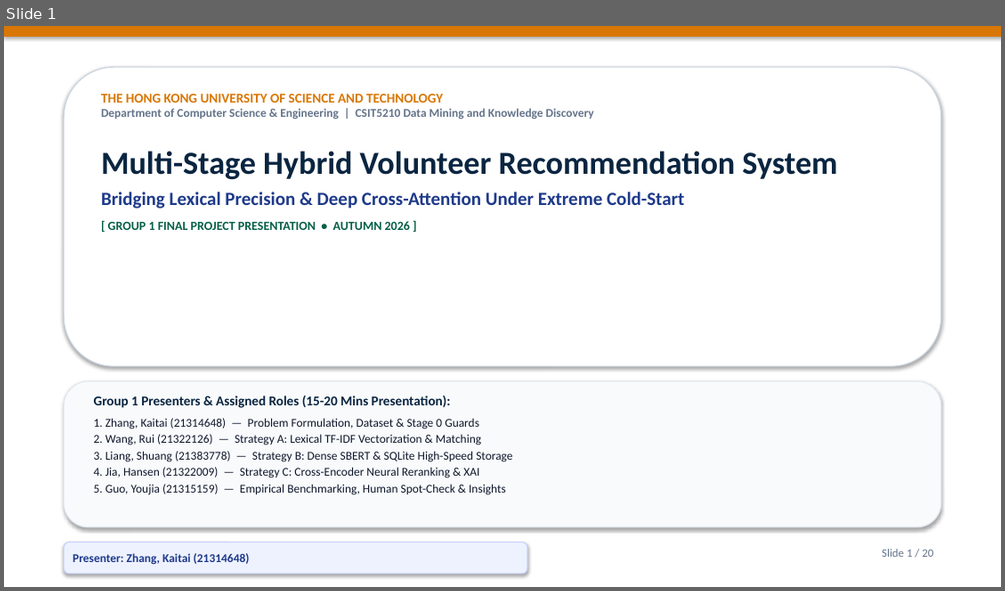
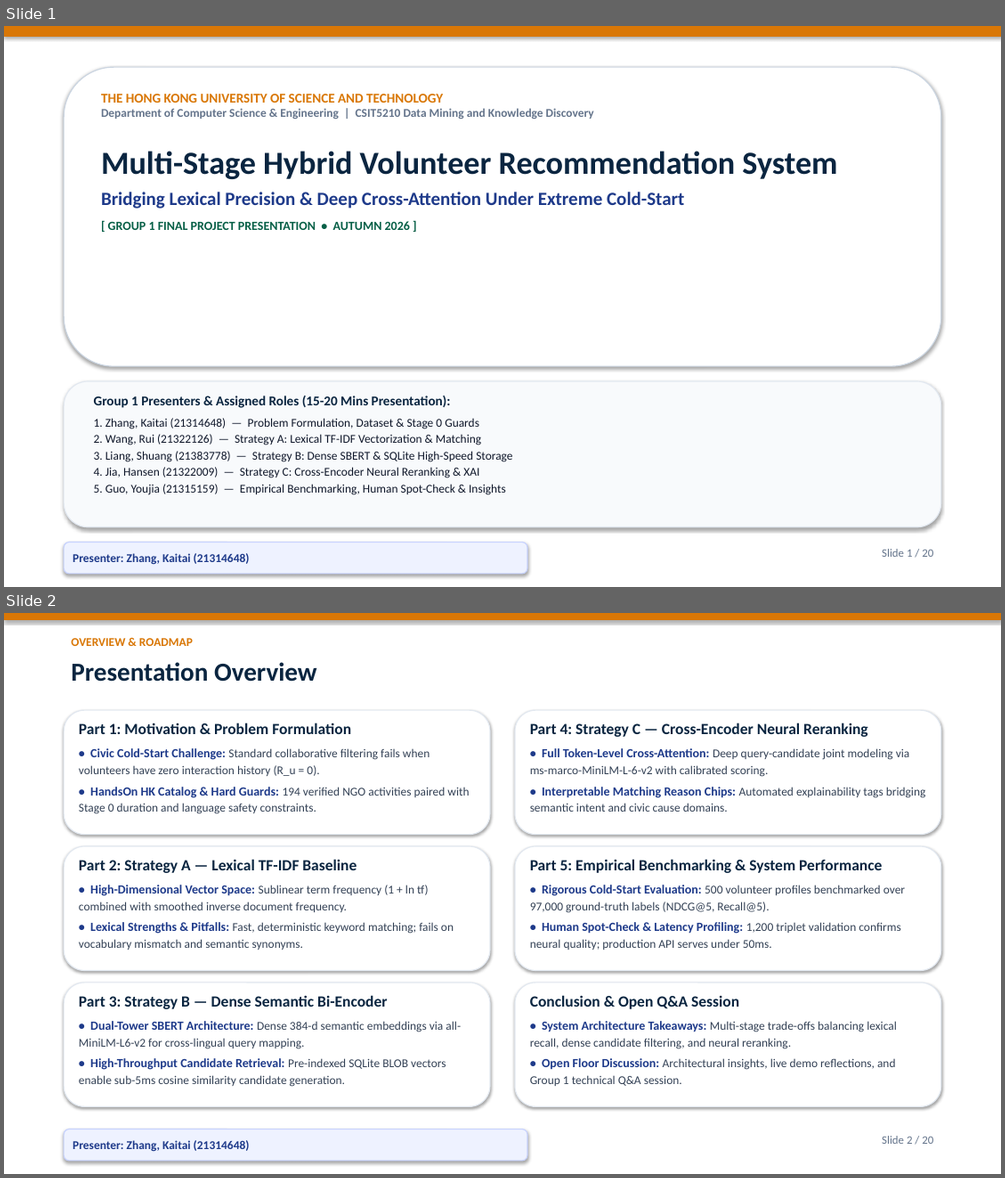
Before and after one commit to Bob8259/CSIT-5210-Group-Project, a slide deck: CSIT5210_Group1_Presentation.pptx. Shown one above the other, each under a label of ours: slide 1 before the commit, slides 1 and 2 after it. The pictures are 1005x591 and 1005x1178 pixels, drawn with LibreOffice and Linux fonts; fonts in the diff are those of the drawing. Boxes give left, top, right and bottom in pixels: in the first picture for what was removed or moved away, otherwise in the second. Text is boxed around its words. In the diff, an @@ line names an element or a change of style, - is before the commit and + after.

Commit message:
style(slide2): streamline presentation overview with 6-part milestone grid

```diff
--- a/CSIT5210_Group1_Presentation.pptx
+++ b/CSIT5210_Group1_Presentation.pptx
@@ slide 2 added at <box>4,613,1001,1174</box>, background #FFFFFF @@
@@ rectangle added at <box>4,613,1001,620</box>, fill #D97706, outline #D97706 0.75 pt @@
@@ text added at <box>71,638,193,646</box>, 11.5 pt, text #D97706, bold @@
+OVERVIEW & ROADMAP
@@ text added at <box>71,662,317,682</box>, 25 pt, text #0A2540, bold @@
+Presentation Overview
@@ rounded rectangle added at <box>64,710,490,835</box>, fill #FFFFFF, outline #E2E8F0 1 pt @@
@@ rounded rectangle added at <box>515,710,941,835</box>, fill #FFFFFF, outline #E2E8F0 1 pt @@
@@ text added at <box>79,722,469,814</box>, 11.5 pt, text #334155 @@
+Part 1: Motivation & Problem Formulation
+• Civic Cold-Start Challenge: Standard collaborative filtering fails when volunteers have zero interaction history (R_u = 0).
+• HandsOn HK Catalog & Hard Guards: 194 verified NGO activities paired with Stage 0 duration and language safety constraints.
@@ text added at <box>530,722,926,811</box>, 11.5 pt, text #334155 @@
+Part 4: Strategy C — Cross-Encoder Neural Reranking
+• Full Token-Level Cross-Attention: Deep query-candidate joint modeling via ms-marco-MiniLM-L-6-v2 with calibrated scoring.
+• Interpretable Matching Reason Chips: Automated explainability tags bridging semantic intent and civic cause domains.
@@ rounded rectangle added at <box>64,846,490,971</box>, fill #FFFFFF, outline #E2E8F0 1 pt @@
@@ rounded rectangle added at <box>515,846,941,971</box>, fill #FFFFFF, outline #E2E8F0 1 pt @@
@@ text added at <box>79,859,453,949</box>, 11.5 pt, text #334155 @@
+Part 2: Strategy A — Lexical TF-IDF Baseline
+• High-Dimensional Vector Space: Sublinear term frequency (1 + ln tf) combined with smoothed inverse document frequency.
+• Lexical Strengths & Pitfalls: Fast, deterministic keyword matching; fails on vocabulary mismatch and semantic synonyms.
@@ text added at <box>530,859,905,949</box>, 11.5 pt, text #334155 @@
+Part 5: Empirical Benchmarking & System Performance
+• Rigorous Cold-Start Evaluation: 500 volunteer profiles benchmarked over 97,000 ground-truth labels (NDCG@5, Recall@5).
+• Human Spot-Check & Latency Profiling: 1,200 triplet validation confirms neural quality; production API serves under 50ms.
@@ rounded rectangle added at <box>64,982,490,1107</box>, fill #FFFFFF, outline #E2E8F0 1 pt @@
@@ rounded rectangle added at <box>515,982,941,1107</box>, fill #FFFFFF, outline #E2E8F0 1 pt @@
@@ text added at <box>79,995,461,1086</box>, 11.5 pt, text #334155 @@
+Part 3: Strategy B — Dense Semantic Bi-Encoder
+• Dual-Tower SBERT Architecture: Dense 384-d semantic embeddings via all-MiniLM-L6-v2 for cross-lingual query mapping.
+• High-Throughput Candidate Retrieval: Pre-indexed SQLite BLOB vectors enable sub-5ms cosine similarity candidate generation.
@@ text added at <box>530,995,897,1086</box>, 11.5 pt, text #334155 @@
+Conclusion & Open Q&A Session
+• System Architecture Takeaways: Multi-stage trade-offs balancing lexical recall, dense candidate filtering, and neural reranking.
+• Open Floor Discussion: Architectural insights, live demo reflections, and Group 1 technical Q&A session.
@@ rounded rectangle added at <box>64,1129,527,1160</box>, fill #EEF2FF, outline #C7D2FE 1 pt, 11.5 pt, text #1E3A8A, bold @@
+Presenter: Zhang, Kaitai (21314648)
@@ text added at <box>882,1135,933,1143</box>, 11 pt, text #64748B @@
+Slide 2 / 20
```
Also in this commit, not shown: 1 slide removed, 1 other file.
